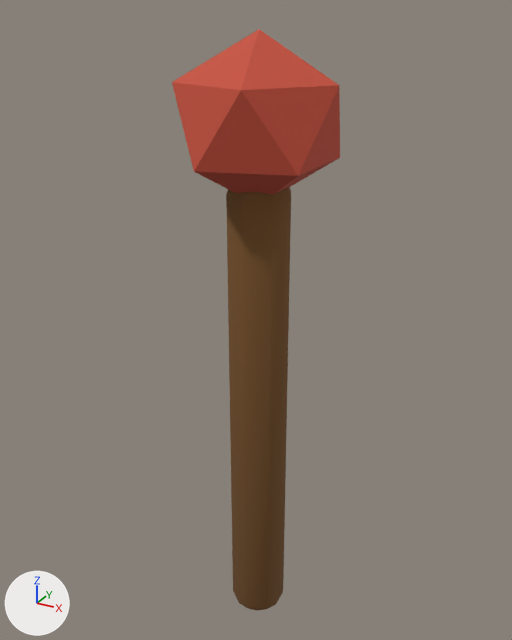
Before and after pictures for a commit that changed the glTF model assets/3d/final/prop_fishing_marker.glb.
The view is the same before and after, from a camera (50 mm lens) standing at (0.369, -0.677, 0.769) and looking at (-0.013, 0.017, 0.422). The lights are fixed; the arrows at lower left show +X, +Y and +Z. The older version comes first.

Names of what the first picture shows: 'fmk_buoy', 'fmk_pole'.
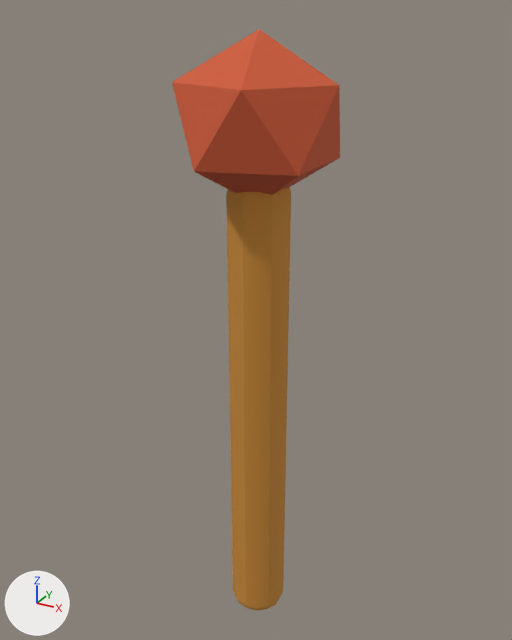
Patch to the scene script:
```diff
--- a/assets/3d/final/prop_fishing_marker.glb.py
+++ b/assets/3d/final/prop_fishing_marker.glb.py
@@ mat_wood @@
 mat_wood = principled_material('wood')
-mat_wood.base_color = (0.181, 0.0802, 0.0194)  # brown #765026
+mat_wood.base_color = (0.584, 0.254, 0.0369)  # orange #c98a36
 mat_wood.roughness = 0.93
```

What differs and where, as boxes (x1, y1, x2, y2) in the pictures (512 x 640 px):
'fmk_pole', recoloured (brown to orange): (226, 187, 291, 610) in both
